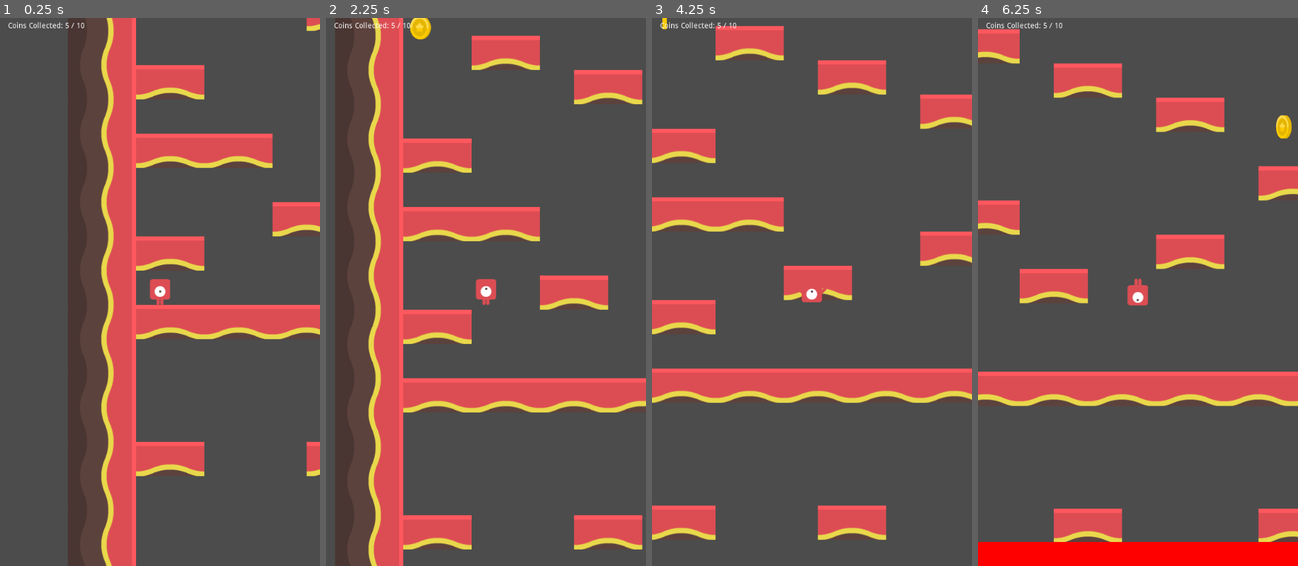
Above: before the commit, frames 1-4 (left to right).
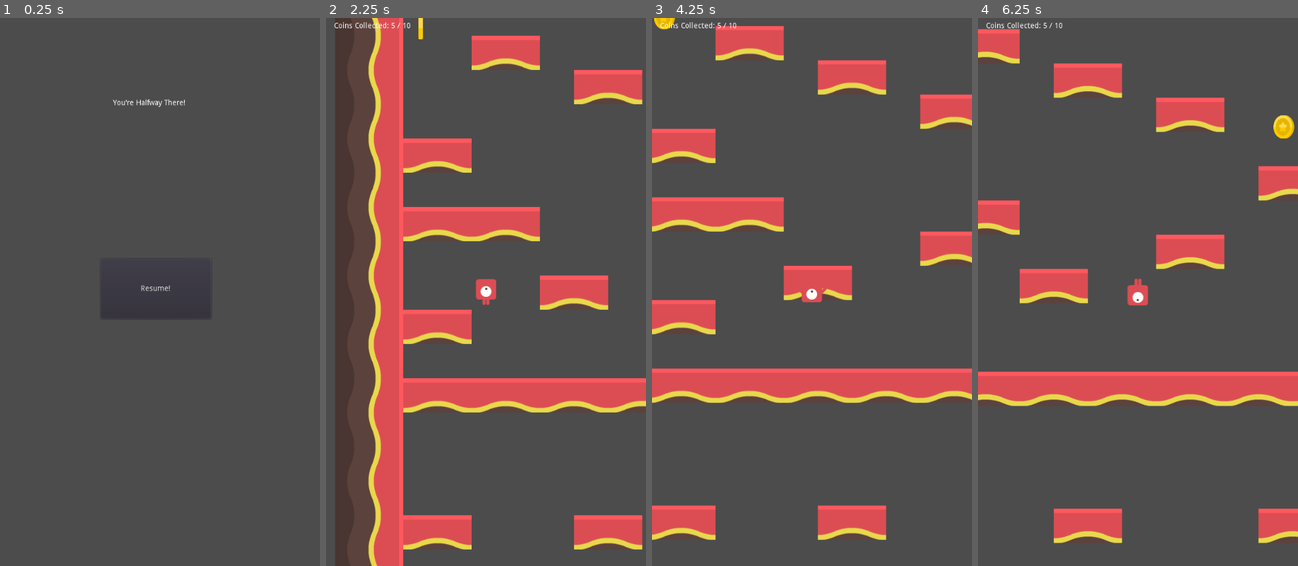
Above: after the commit, the same moments.

Repository: Cecilist/midterm-JDCecil
Game: Godot game, scene res://src/TitleScreen.tscn
The game is run twice, just before and just after one commit, with the same random seed, the same clock (stepped at 60 frames per second) and the same inputs. Before the commit the project starts from res://src/Level.tscn.
Inputs (mouse positions are in pixels of both pictures, inside the frame that each line leads up to):
- Up to frame 1 (0.25 s): no input
- Up to frame 2 (2.25 s): click (482, 286) at 0.5 s, where only the run after the commit has a clickable "Resume!"; tap Enter at 1.25 s; hold Right (move_right) from 1.28 s (still down); tap Space (jump) at 1.52 s
- Up to frame 3 (4.25 s): tap Space (jump) at 2.27, 3.77 s; release Right (move_right) at 2.78 s; hold Left (move_left) 2.78-3.53 s; hold Right (move_right) from 3.53 s (still down)
- Up to frame 4 (6.25 s): tap Space (jump) at 4.52, 5.27 s; release Right (move_right) at 5.03 s; hold Left (move_left) 5.03-5.78 s; hold Right (move_right) from 5.78 s (still down)

The runs differ from the first frame. In frame 1, 26% of the frame differs, in the area x 2-100%, y 0-100%; in frame 2, 0.2%; in frame 3, less than 0.1%; in frame 4, 4.5%.

Commit message:
Added skeleton title screen. Gameplay loop setup.

Diff:
--- /dev/null
+++ b/Title Screen.gd
@@ -0,0 +1,5 @@
+extends Node2D
+
+
+func _on_StartButton_pressed():
+	var _ignored := get_tree().change_scene("res://src/Level.tscn")
--- a/project.godot
+++ b/project.godot
@@ -11,7 +11,7 @@
 [application]
 
 config/name="MidSemesterGame"
-run/main_scene="res://src/Level.tscn"
+run/main_scene="res://src/TitleScreen.tscn"
 config/icon="res://icon.png"
 
 [display]
--- /dev/null
+++ b/src/GameOver.gd
@@ -0,0 +1,9 @@
+extends Node2D
+
+
+func _on_TitleButton_pressed():
+	var _ignored := get_tree().change_scene("res://src/TitleScreen.tscn")
+
+
+func _on_RetryButton_pressed():
+	var _ignored := get_tree().change_scene("res://src/Level.tscn")
--- a/src/GameOver.tscn
+++ b/src/GameOver.tscn
@@ -1,13 +1,39 @@
-[gd_scene format=2]
+[gd_scene load_steps=2 format=2]
+
+[ext_resource path="res://src/GameOver.gd" type="Script" id=1]
 
 [node name="GameOver" type="Node2D"]
+script = ExtResource( 1 )
 
 [node name="Label" type="Label" parent="."]
-margin_left = 137.198
-margin_top = 203.125
-margin_right = 581.198
-margin_bottom = 500.125
+margin_left = 129.189
+margin_top = 207.13
+margin_right = 573.189
+margin_bottom = 504.13
 text = "Ope, You lost."
 __meta__ = {
 "_edit_use_anchors_": false
 }
+
+[node name="TitleButton" type="Button" parent="."]
+margin_left = 171.045
+margin_top = 288.353
+margin_right = 291.045
+margin_bottom = 346.353
+text = "Back to Title"
+__meta__ = {
+"_edit_use_anchors_": false
+}
+
+[node name="RetryButton" type="Button" parent="."]
+margin_left = 170.0
+margin_top = 366.0
+margin_right = 277.0
+margin_bottom = 435.0
+text = "Try again?"
+__meta__ = {
+"_edit_use_anchors_": false
+}
+
+[connection signal="pressed" from="TitleButton" to="." method="_on_TitleButton_pressed"]
+[connection signal="pressed" from="RetryButton" to="." method="_on_RetryButton_pressed"]
--- a/src/Level.tscn
+++ b/src/Level.tscn
@@ -135,7 +135,7 @@
 position = Vector2( -11.5736, 20.2043 )
 scale = Vector2( 0.587329, 0.518945 )
 frames = SubResource( 13 )
-frame = 2
+frame = 3
 playing = true
 
 [node name="Coin2" type="Area2D" parent="."]
@@ -153,7 +153,7 @@
 position = Vector2( -11.5736, 20.2043 )
 scale = Vector2( 0.587329, 0.518945 )
 frames = SubResource( 13 )
-frame = 3
+frame = 1
 playing = true
 
 [node name="Coin3" type="Area2D" parent="."]
@@ -171,7 +171,7 @@
 position = Vector2( -11.5736, 20.2043 )
 scale = Vector2( 0.587329, 0.518945 )
 frames = SubResource( 13 )
-frame = 1
+frame = 2
 playing = true
 
 [node name="Coin4" type="Area2D" parent="."]
@@ -189,6 +189,7 @@
 position = Vector2( -11.5736, 20.2043 )
 scale = Vector2( 0.587329, 0.518945 )
 frames = SubResource( 13 )
+frame = 1
 playing = true
 
 [node name="Coin5" type="Area2D" parent="."]
@@ -206,7 +207,6 @@
 position = Vector2( -11.5736, 20.2043 )
 scale = Vector2( 0.587329, 0.518945 )
 frames = SubResource( 13 )
-frame = 3
 playing = true
 
 [node name="Lava" type="Area2D" parent="."]
--- /dev/null
+++ b/src/Title Screen.gd
@@ -0,0 +1,7 @@
+extends Node2D
+
+
+
+
+func _on_StartButton_pressed():
+	var _ignored := get_tree().change_scene("res://src/Level.tscn")
--- /dev/null
+++ b/src/TitleScreen.tscn
@@ -0,0 +1,28 @@
+[gd_scene load_steps=2 format=2]
+
+[ext_resource path="res://src/Title Screen.gd" type="Script" id=1]
+
+[node name="TitleScreen" type="Node2D"]
+script = ExtResource( 1 )
+
+[node name="StartButton" type="Button" parent="."]
+margin_left = 189.397
+margin_top = 449.74
+margin_right = 396.397
+margin_bottom = 561.74
+text = "Resume!"
+__meta__ = {
+"_edit_use_anchors_": false
+}
+
+[node name="Title" type="Label" parent="."]
+margin_left = 211.882
+margin_top = 151.752
+margin_right = 381.882
+margin_bottom = 220.752
+text = "You're Halfway There!"
+__meta__ = {
+"_edit_use_anchors_": false
+}
+
+[connection signal="pressed" from="StartButton" to="." method="_on_StartButton_pressed"]
